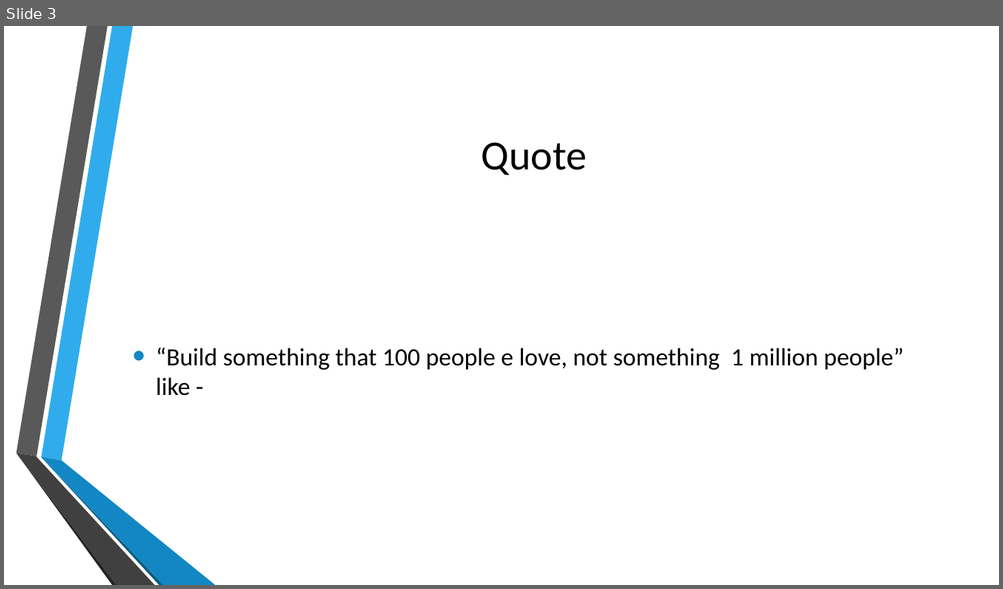
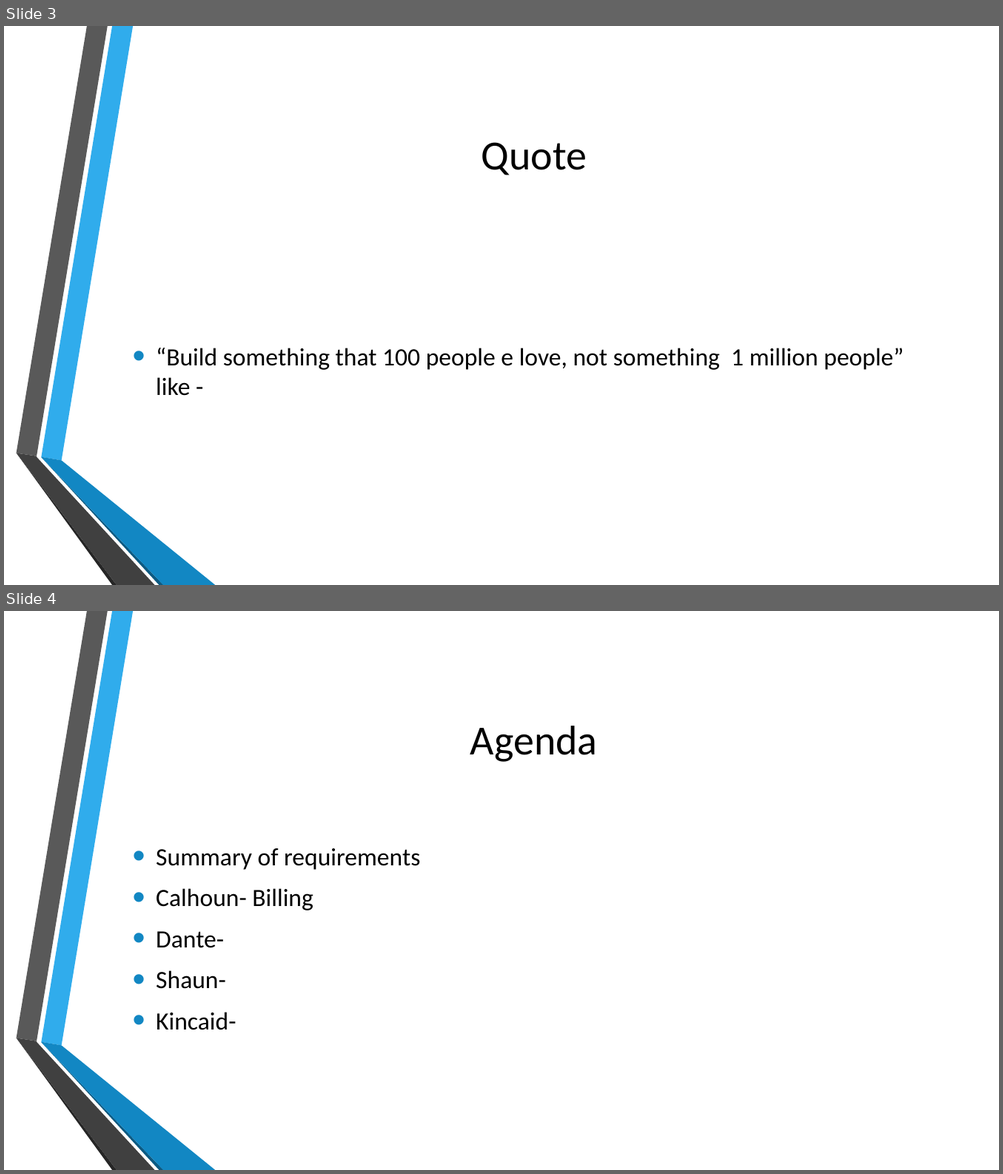
Before and after one commit to CalhounC357/4800_Tax_Boss, a slide deck: De La Riva, Bennett, Calhoun, Young; Tax_Boss.pptx. Shown one above the other, each under a label of ours: slide 3 before the commit, slides 3 and 4 after it. The pictures are 1003x589 and 1003x1174 pixels, drawn with LibreOffice and Linux fonts; fonts in the diff are those of the drawing; background and template pictures are left out. Boxes give left, top, right and bottom in pixels: in the first picture for what was removed or moved away, otherwise in the second. Text is boxed around its words. In the diff, an @@ line names an element or a change of style, - is before the commit and + after.

```diff
--- a/De La Riva, Bennett, Calhoun, Young; Tax_Boss.pptx
+++ b/De La Riva, Bennett, Calhoun, Young; Tax_Boss.pptx
@@ slide 4 added at (x1=4, y1=611, x2=999, y2=1170), background picture (left out); not listed: 6 template elements that a slide beside it also shows @@
@@ title added at (x1=470, y1=726, x2=597, y2=762), 40 pt, text #000000 @@
+Agenda
@@ text added at (x1=156, y1=849, x2=420, y2=1031), 24 pt, text #000000 @@
+• Summary of requirements
+• Calhoun- Billing
+• Dante-
+• Shaun-
+• Kincaid-
```
Also in this commit, not shown: 2 other slides added, 2 slides removed.
